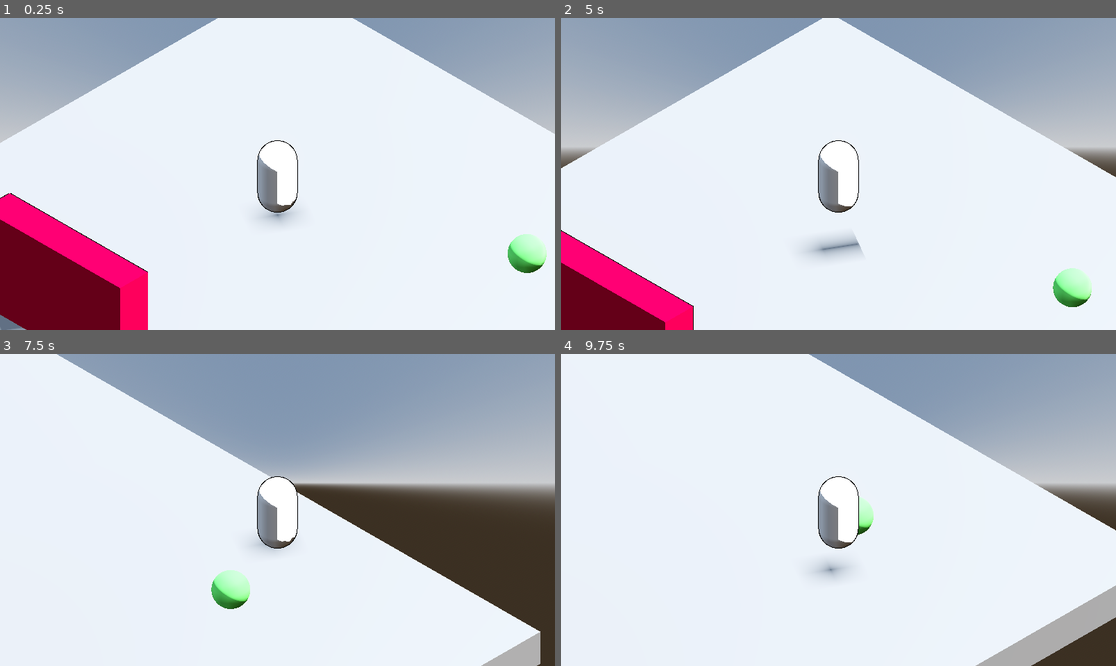
Above: before the commit, frames 1-4 (two rows, left to right).
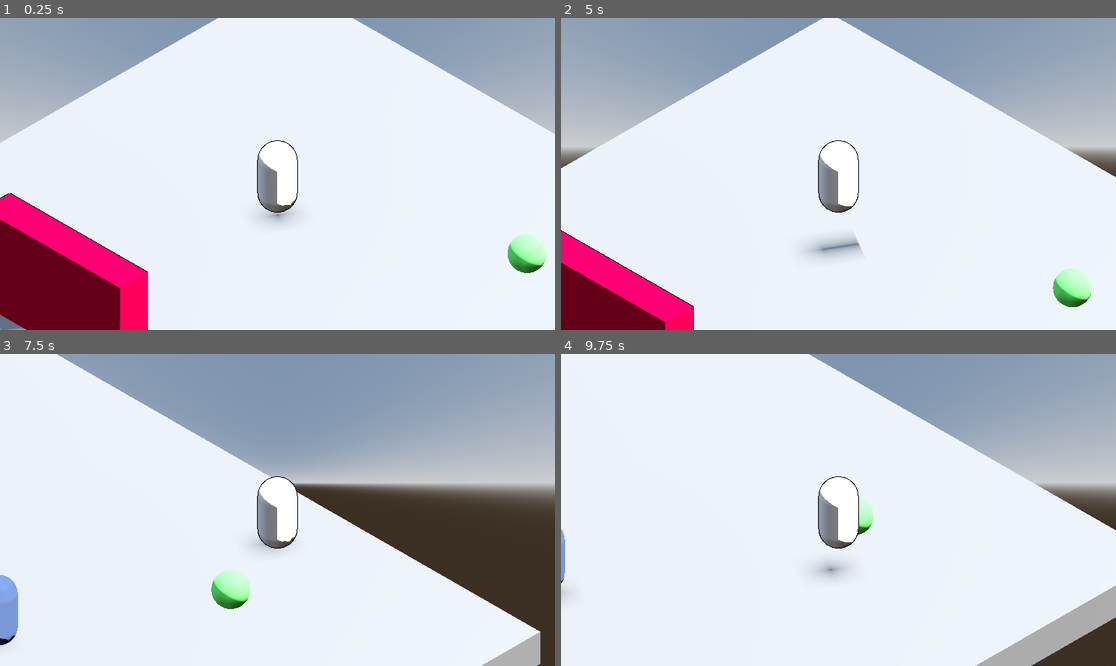
Above: after the commit, the same moments.

Repository: yashGhela/textmeback
Game: Godot game, scene res://levels/devlab.tscn
Two runs of this game, one before a commit and one after it. Both use one fixed random seed, a clock stepped at 60 frames per second and the inputs below. The project has no main scene, so this scene is started directly.
Inputs:
- Up to frame 1 (0.25 s): no input
- Up to frame 2 (5 s): tap Enter (ui_accept) at 0.5, 0.77, 1.52, 3.02, 3.77, 4.52 s; hold D (right) 0.53-1.28 s; hold E (interact) 0.53-1.28 s; hold S (back) 1.28-2.03 s; tap E (interact) at 1.35, 2.85, 4.35 s; hold D (right) 2.03-2.78 s; hold E (interact) 2.03-2.78 s; hold W (forward) 2.78-3.53 s; hold E (interact) 3.53-4.28 s; hold A (left) from 3.53 s (still down)
- Up to frame 3 (7.5 s): release A (left) at 5.03 s; hold S (back) 5.03-5.78 s; hold E (interact) 5.03-5.78 s; hold D (right) 5.78-6.53 s; tap E (interact) at 5.85, 7.35 s; tap Enter (ui_accept) at 6.02, 6.77 s; hold W (forward) 6.53-7.28 s; hold E (interact) 6.53-7.28 s; hold D (right) from 7.28 s (still down)
- Up to frame 4 (9.75 s): tap Enter (ui_accept) at 7.52, 9.02 s; release D (right) at 8.03 s; hold S (back) 8.03-8.78 s; hold E (interact) 8.03-8.78 s; hold A (left) 8.78-9.53 s; tap E (interact) at 8.85 s; hold W (forward) from 9.53 s (still down); hold E (interact) from 9.53 s (still down)

Frames 1-2 are identical in both runs. In frame 3, 0.6% of the frame differs, in the area x 0-4%, y 70-94%; in frame 4, 0.1%.
Error before the commit: Cannot call method 'set_trans' on a null value. (res://scripts/scan.gd:16)

Commit message:
teleports but i mean it works right? for now atleast

Diff:
--- a/game-elements/boss.tscn
+++ b/game-elements/boss.tscn
@@ -57,8 +57,9 @@
 script = ExtResource("6_0fyb0")
 metadata/_custom_type_script = "uid://dd0t76g04wuo"
 
-[node name="Scan" type="Node" parent="StateMachine" unique_id=862630858]
+[node name="Scan" type="Node" parent="StateMachine" unique_id=862630858 node_paths=PackedStringArray("boss")]
 script = ExtResource("9_uxrab")
+boss = NodePath("../..")
 metadata/_custom_type_script = "uid://dd0t76g04wuo"
 
 [node name="seekzone" type="Area3D" parent="." unique_id=2118083472]
